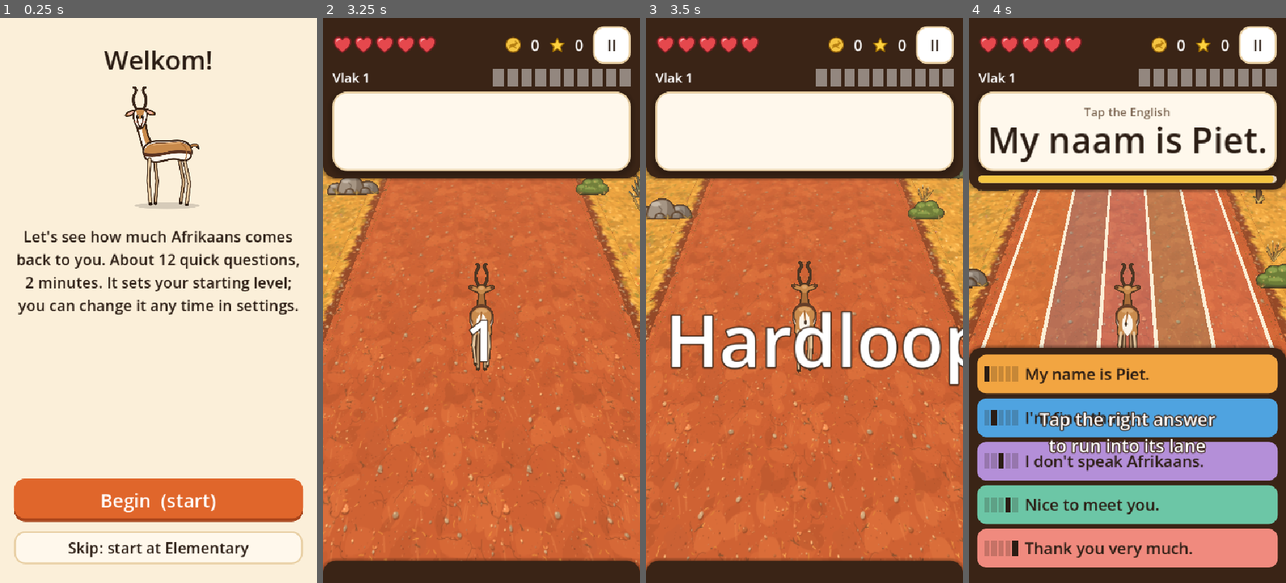
Above: before the commit, frames 1-4 (left to right).
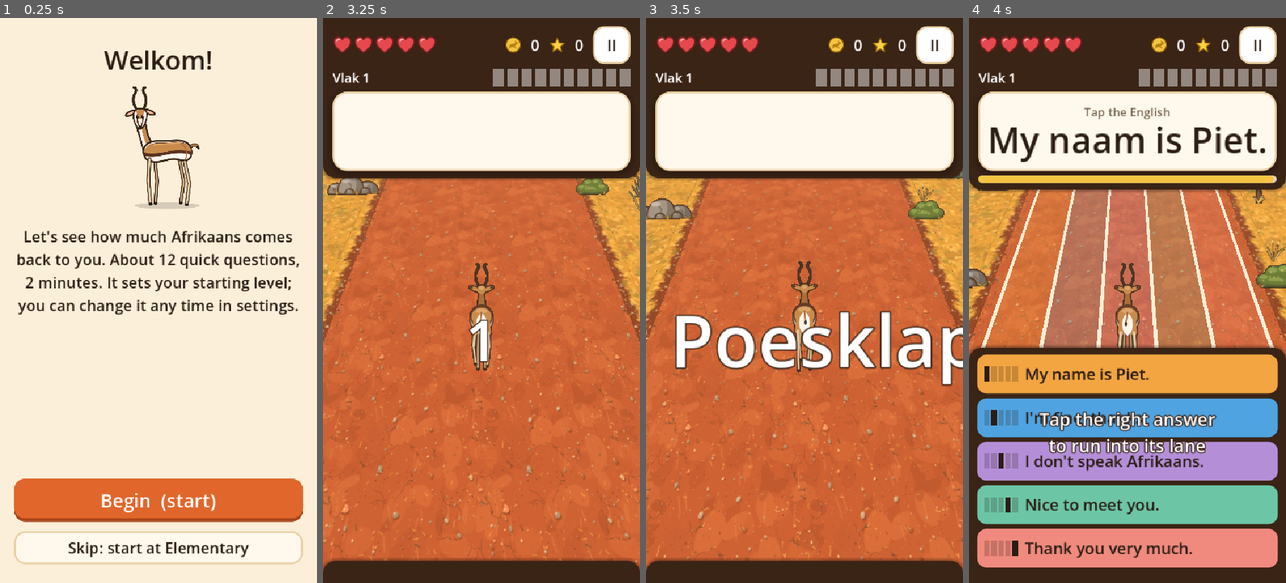
Above: after the commit, the same moments.

Repository: poesklap/bokspring
Game: Godot game, scene res://src/main.tscn
The game is run twice, just before and just after one commit, with the same random seed, the same clock (stepped at 60 frames per second) and the same inputs.
Inputs:
- Up to frame 1 (0.25 s): no input
- Up to frame 2 (3.25 s): click "Begin (start)" at 0.5 s; click "Skip the test" at 1.25 s; click "Speel (play)" at 2 s; click "II" at 2.75 s
- Up to frame 3 (3.5 s): no input
- Up to frame 4 (4 s): click "II" at 3.5 s

Frames 1-2 are identical in both runs. In frame 3, 5.1% of the frame differs, in the area x 7-100%, y 51-66%; in frame 4, nothing differs.

Commit message:
Countdown says Poesklap!; deploy script
Co-Authored-By: Claude Opus 5.5 <noreply@anthropic.com>

Diff:
--- a/src/skins/bokspring/bokspring_skin.gd
+++ b/src/skins/bokspring/bokspring_skin.gd
@@ -103,7 +103,7 @@
 func _countdown() -> void:
 	state = S.COUNTDOWN
 	target_speed = _base_speed() * 0.6
-	var steps := ["3", "2", "1", "Hardloop!"]
+	var steps := ["3", "2", "1", "Poesklap!"]
 	for i in steps.size():
 		if state != S.COUNTDOWN:
 			return
Not shown, added: tools/deploy.sh
